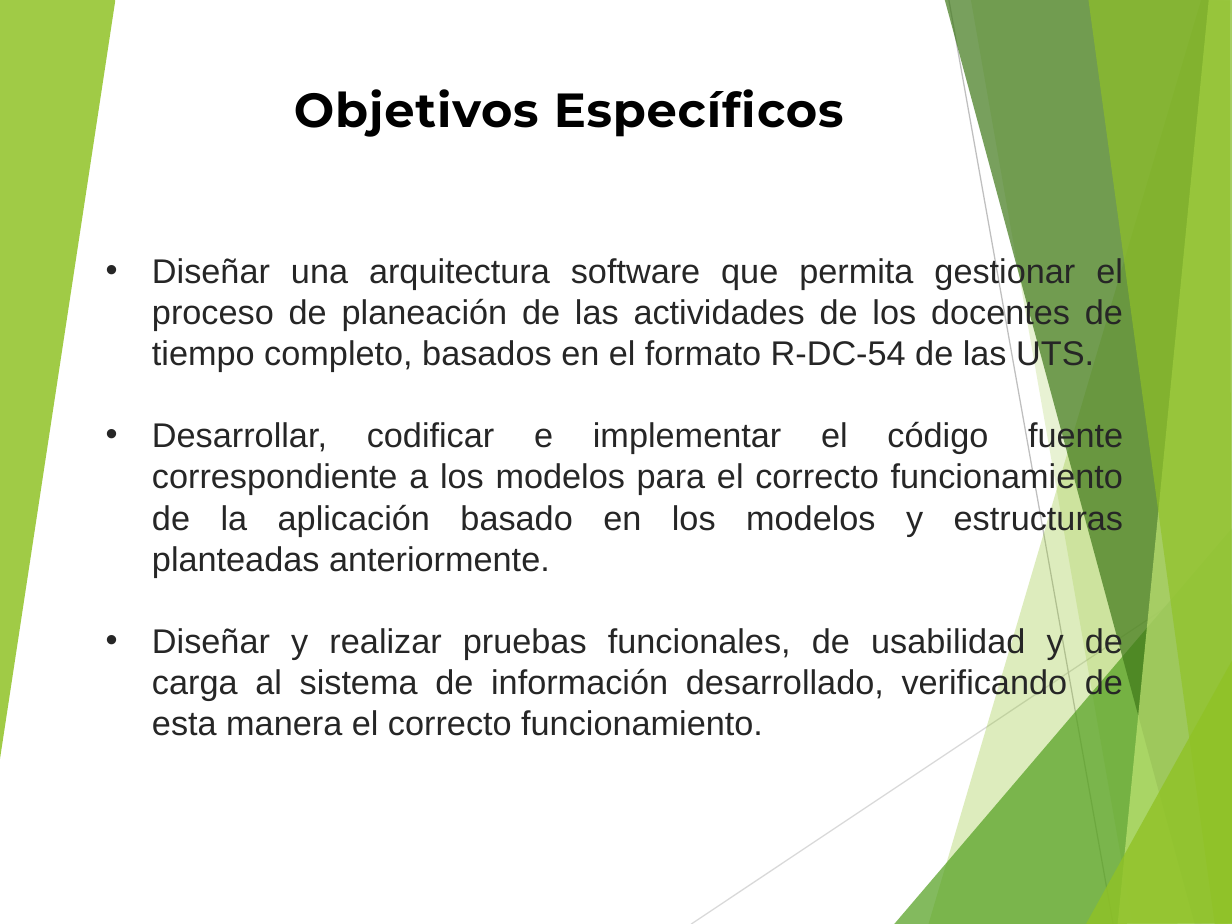
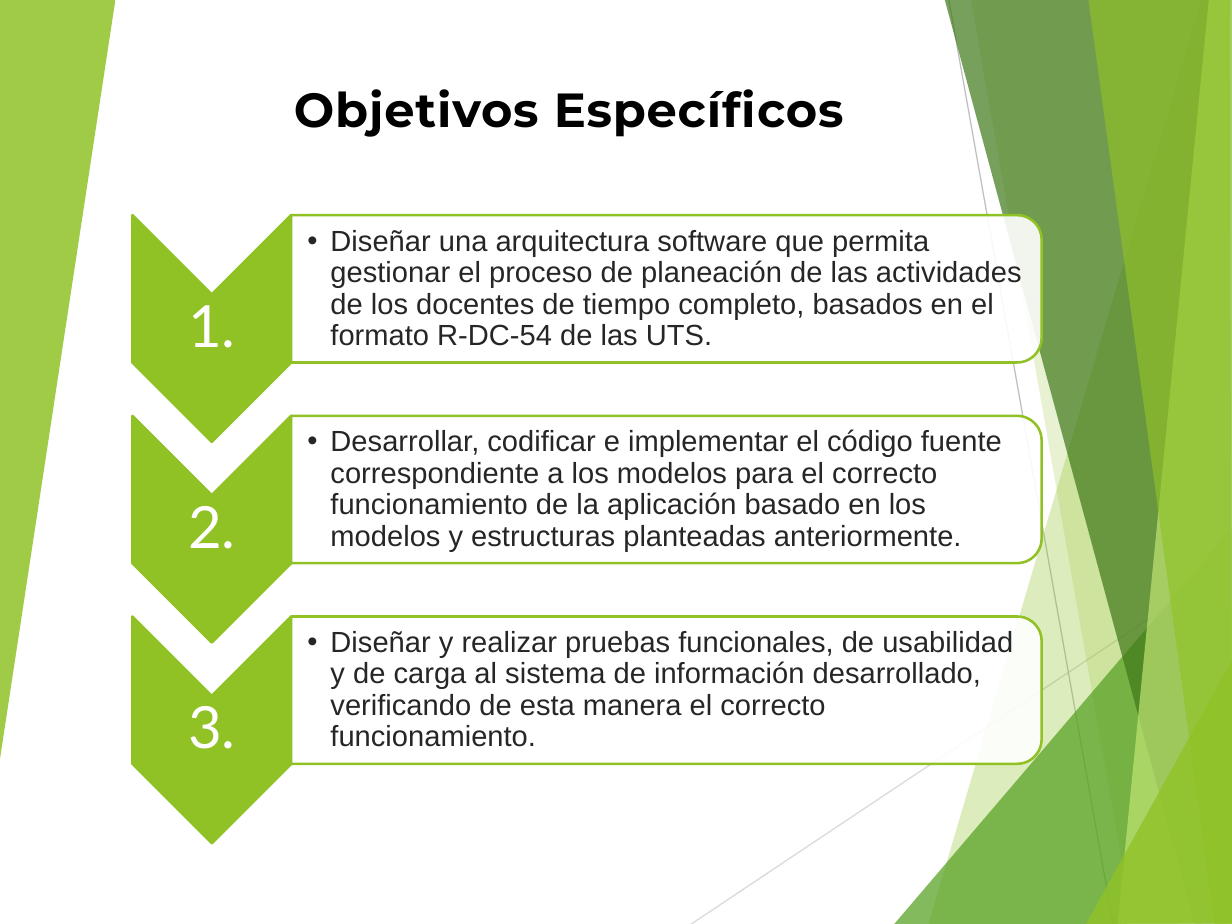
Before and after one commit to andy645jh/ProyectoGrado, a slide deck: slide 4 of extras/docs/rdc_presentacion.pptx. Drawn at 1232x924 pixels with LibreOffice and Linux fonts; fonts in the diff are those of the drawing. Boxes give left, top, right and bottom in pixels: in the first picture for what was removed or moved away, otherwise in the second. Text is boxed around its words. In the diff, an @@ line names an element or a change of style, - is before the commit and + after.

```diff
--- a/extras/docs/rdc_presentacion.pptx
+++ b/extras/docs/rdc_presentacion.pptx
@@ text at <box>152,256,1123,372</box>: paragraph removed @@
-• Diseñar una arquitectura software que permita gestionar el proceso de planeación de las actividades de los docentes de tiempo completo, basados en el formato R-DC-54 de las UTS.
@@ text "Desarrollar, codificar e implementar el ...": place and size @@
-text "Desarrollar, codificar e implementar el ..." at <box>152,256,1123,736</box>
+text "Desarrollar, codificar e implementar el ..." at <box>330,429,1002,551</box>
@@ text "Desarrollar, codificar e implementar el ..." at <box>330,429,1002,551</box>: size 20 to 17 pt; alignment justified to left; bullet • to ••; list level 1 to 2 in "Desarrollar, codificar e implementar el ..."; line spacing 1 to 0.9; vertical alignment top to middle @@
@@ text at <box>152,625,1123,736</box>: paragraph removed @@
-• Diseñar y realizar pruebas funcionales, de usabilidad y de carga al sistema de información desarrollado, verificando de esta manera el correcto funcionamiento.
@@ group added at <box>132,215,1042,843</box>: 5 texts, 3 chevrons, 3 round same rects @@
+1.
+  •• Diseñar una arquitectura software que permita gestionar el proceso de planeación de las actividades de los docentes de tiempo completo, basados en el formato R-DC-54 de las UTS.
+2.
+3.
+  •• Diseñar y realizar pruebas funcionales, de usabilidad y de carga al sistema de información desarrollado, verificando de esta manera el correcto funcionamiento.
```
Also in this commit, not shown: 1 other slide changed.
